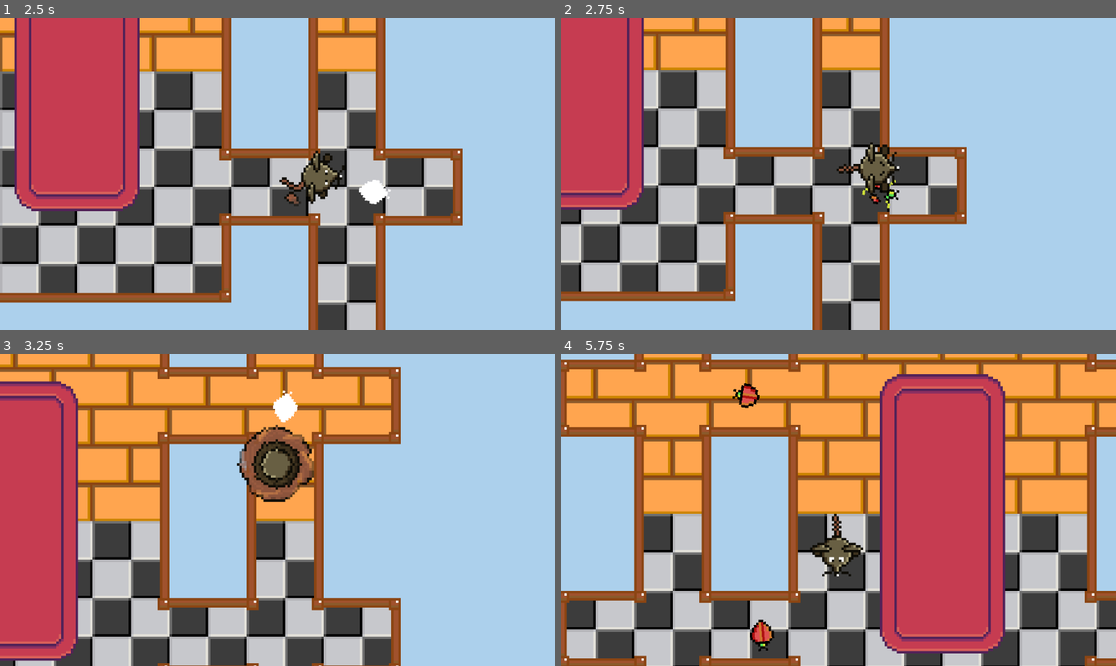
Above: before the commit, frames 1-4 (two rows, left to right).
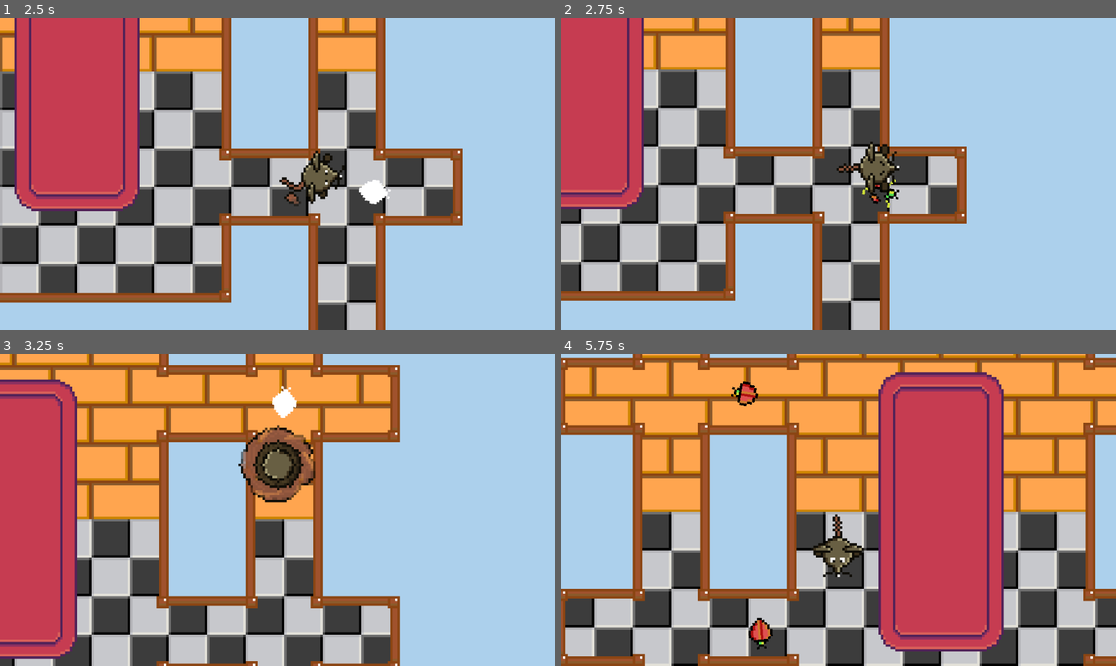
Above: after the commit, the same moments.

Repository: rasmussvala/TDDD23-Cheddar-Chase
Game: Godot game, scene res://scenes/game.tscn
Same seed, same stepped clock (60 frames per second), same inputs: the game is played once before the commit and once after it. This scene is started directly instead of the project's main scene.
Inputs:
- Up to frame 1 (2.5 s): tap Enter at 0.5 s; hold Right (ui_right) 0.53-1.28 s; tap F (ui_attack) at 0.6, 1.55, 2.1 s; tap Shift (ui_shift) at 0.8, 1.35, 2.3 s; hold Down (ui_down) 1.28-2.03 s; hold Right (ui_right) from 2.03 s (still down)
- Up to frame 2 (2.75 s): keep holding Right (ui_right)
- Up to frame 3 (3.25 s): release Right (ui_right) at 2.78 s; hold Up (ui_up) from 2.78 s (still down); tap Shift (ui_shift) at 2.85 s; tap F (ui_attack) at 3.05 s
- Up to frame 4 (5.75 s): release Up (ui_up) at 3.53 s; hold Left (ui_left) 3.53-5.03 s; tap F (ui_attack) at 3.6, 4.55, 5.1 s; tap Shift (ui_shift) at 3.8, 4.35, 5.3 s; hold Down (ui_down) from 5.03 s (still down)

Frame 1 is identical in both runs. In frame 2, 1.9% of the frame differs, in the area x 0-74%, y 3-92%; in frame 3, 12%; in frame 4, 20%, in the area x 0-100%, y 0-100%.

Commit message:
Cleanup and small bug fixes
Have added death animation and fixed many bugswith the hitboxes.

Diff:
--- a/scenes/test/HitBox.tscn
+++ b/scenes/test/HitBox.tscn
@@ -1,6 +1,6 @@
 [gd_scene load_steps=2 format=3 uid="uid://bq7xttj67lksf"]
 
-[ext_resource type="Script" path="res://scripts/MyHitBox.gd" id="1_8j50c"]
+[ext_resource type="Script" path="res://scripts/hitBox.gd" id="1_8j50c"]
 
 [node name="HitBox" type="Area2D"]
 collision_layer = 16
--- a/scenes/test/HurtBox.tscn
+++ b/scenes/test/HurtBox.tscn
@@ -1,6 +1,6 @@
 [gd_scene load_steps=2 format=3 uid="uid://cxb8foogagtu4"]
 
-[ext_resource type="Script" path="res://scripts/MyHurtBox.gd" id="1_5uqd8"]
+[ext_resource type="Script" path="res://scripts/hurtBox.gd" id="1_5uqd8"]
 
 [node name="HurtBox" type="Area2D"]
 collision_layer = 0
--- a/scenes/test/bug.tscn
+++ b/scenes/test/bug.tscn
@@ -165,7 +165,6 @@
 
 [node name="Bug" type="CharacterBody2D"]
 collision_layer = 4
-collision_mask = 3
 script = ExtResource("1_nut6h")
 
 [node name="sprite" type="AnimatedSprite2D" parent="."]
--- a/scenes/test/playerCharacter.tscn
+++ b/scenes/test/playerCharacter.tscn
@@ -7,6 +7,7 @@
 [ext_resource type="Texture2D" uid="uid://qrrdbwcuial7" path="res://assets/mouse/damaged.png" id="3_7nwh7"]
 [ext_resource type="Texture2D" uid="uid://dlejngkxu8iex" path="res://assets/mouse/walk.png" id="3_nllni"]
 [ext_resource type="Texture2D" uid="uid://c57n7m8rd2p0r" path="res://assets/mouse/obstruct.png" id="3_wj4mi"]
+[ext_resource type="Texture2D" uid="uid://cx5sahijxh51p" path="res://assets/mouse/death.png" id="4_u5uvf"]
 [ext_resource type="PackedScene" uid="uid://cxb8foogagtu4" path="res://scenes/test/HurtBox.tscn" id="7_d2iwd"]
 [ext_resource type="PackedScene" uid="uid://bq7xttj67lksf" path="res://scenes/test/HitBox.tscn" id="7_j7bjn"]
 
@@ -74,6 +75,34 @@
 atlas = ExtResource("3_7nwh7")
 region = Rect2(96, 0, 32, 32)
 
+[sub_resource type="AtlasTexture" id="AtlasTexture_ms8c2"]
+atlas = ExtResource("4_u5uvf")
+region = Rect2(0, 0, 32, 32)
+
+[sub_resource type="AtlasTexture" id="AtlasTexture_43ilr"]
+atlas = ExtResource("4_u5uvf")
+region = Rect2(32, 0, 32, 32)
+
+[sub_resource type="AtlasTexture" id="AtlasTexture_6251r"]
+atlas = ExtResource("4_u5uvf")
+region = Rect2(64, 0, 32, 32)
+
+[sub_resource type="AtlasTexture" id="AtlasTexture_05uqw"]
+atlas = ExtResource("4_u5uvf")
+region = Rect2(96, 0, 32, 32)
+
+[sub_resource type="AtlasTexture" id="AtlasTexture_u2iot"]
+atlas = ExtResource("4_u5uvf")
+region = Rect2(128, 0, 32, 32)
+
+[sub_resource type="AtlasTexture" id="AtlasTexture_h00on"]
+atlas = ExtResource("4_u5uvf")
+region = Rect2(160, 0, 32, 32)
+
+[sub_resource type="AtlasTexture" id="AtlasTexture_7me74"]
+atlas = ExtResource("4_u5uvf")
+region = Rect2(192, 0, 32, 32)
+
 [sub_resource type="AtlasTexture" id="AtlasTexture_ufwjx"]
 atlas = ExtResource("2_ebnf0")
 region = Rect2(0, 0, 32, 32)
@@ -285,6 +314,32 @@
 "loop": false,
 "name": &"damaged",
 "speed": 5.0
+}, {
+"frames": [{
+"duration": 1.0,
+"texture": SubResource("AtlasTexture_ms8c2")
+}, {
+"duration": 1.0,
+"texture": SubResource("AtlasTexture_43ilr")
+}, {
+"duration": 1.0,
+"texture": SubResource("AtlasTexture_6251r")
+}, {
+"duration": 1.0,
+"texture": SubResource("AtlasTexture_05uqw")
+}, {
+"duration": 1.0,
+"texture": SubResource("AtlasTexture_u2iot")
+}, {
+"duration": 1.0,
+"texture": SubResource("AtlasTexture_h00on")
+}, {
+"duration": 1.0,
+"texture": SubResource("AtlasTexture_7me74")
+}],
+"loop": false,
+"name": &"death",
+"speed": 10.0
 }, {
 "frames": [{
 "duration": 1.0,
@@ -432,12 +487,11 @@
 
 [node name="playerCharacter" type="CharacterBody2D"]
 collision_layer = 2
-collision_mask = 5
 script = ExtResource("1_p3jmh")
 
 [node name="playerSprite" type="AnimatedSprite2D" parent="."]
 sprite_frames = SubResource("SpriteFrames_copu8")
-animation = &"damaged"
+animation = &"death"
 speed_scale = 2.0
 
 [node name="Camera2D" type="Camera2D" parent="."]
@@ -448,6 +502,10 @@
 scale = Vector2(0.6, 0.6)
 shape = SubResource("CircleShape2D_ua4rr")
 
+[node name="deathTimer" type="Timer" parent="."]
+wait_time = 2.0
+one_shot = true
+
 [node name="HurtBox" parent="." instance=ExtResource("7_d2iwd")]
 scale = Vector2(0.6, 0.6)
 collision_mask = 32
@@ -461,3 +519,5 @@
 [node name="CollisionShape2D" type="CollisionShape2D" parent="HitBox"]
 shape = SubResource("CircleShape2D_vktk8")
 debug_color = Color(0, 0.64181, 0.328266, 0.42)
+
+[connection signal="timeout" from="deathTimer" to="." method="_on_death_timer_timeout"]
--- a/scripts/bug.gd
+++ b/scripts/bug.gd
@@ -1,35 +1,41 @@
 extends CharacterBody2D
 
+# Variables for movement
 var speed = 25
 var chase_speed = 25
 var wander_speed = 15
-var playerChase = false
+var player_chase = false
 var player = null
 var wander_target = Vector2.ZERO
 var wander_time = 0
 var wander_interval = 3
 var pause_time = 0
 var pause_duration = 2
+
+# Variables for Health
 var max_health = 2
 var current_health = 2
 var is_dead = false
 
-# Knockback variables
+# Variables for Knockback
 var knockback_velocity = Vector2.ZERO
 var knockback_duration = 0.2
 var knockback_timer = 0.0
 var knockback_strength = 150
 
+# References to nodes
 @onready var sprite: AnimatedSprite2D = $sprite
 @onready var ray_cast: RayCast2D = $detectionRay
 @onready var detection_area = $detectionArea
-@onready var hitbox: MyHitBox = $HitBox
+@onready var hit_box: HitBox = $HitBox
 
 func _ready():
-	hitbox.enable_hitbox()
+	hit_box.enable_hitbox()
+
 	if not ray_cast:
 		ray_cast = RayCast2D.new()
 		add_child(ray_cast)
+
 	ray_cast.enabled = true
 	ray_cast.collision_mask = 1  # Ensure this is set to the layer of the player
 
@@ -50,7 +56,6 @@
 		else:
 			wander(delta)
 
-	# Use move_and_slide() without parameters in Godot 4
 	move_and_slide()
 
 	if velocity != Vector2.ZERO:
@@ -89,14 +94,14 @@
 		velocity = Vector2.ZERO
 
 func _on_detection_area_body_entered(body):
-	if body and body.name == "Player":  # Ensure you identify the player correctly
+	if body and body.name == "Player":
 		player = body
-		playerChase = true
+		player_chase = true
 
 func _on_detection_area_body_exited(body):
 	if body and body.name == "Player":
 		player = null
-		playerChase = false
+		player_chase = false
 		pause_time = 0
 
 func take_damage(amount: int, attacker_position: Vector2):
@@ -104,7 +109,6 @@
 		return
 
 	current_health -= amount
-	print("Bug took damage! Current health: ", current_health)
 
 	if current_health <= 0:
 		die()
@@ -119,9 +123,6 @@
 
 func die():
 	is_dead = true
-	print("Bug died!")
-	# Play death animation
 	sprite.play("death")
 	await sprite.animation_finished
-	# Remove the bug from the scene
 	queue_free()
--- a/scripts/MyHitBox.gd
+++ b/scripts/hitBox.gd
@@ -1,4 +1,4 @@
-class_name MyHitBox
+class_name HitBox
 extends Area2D
 
 # Export a variable for damage
--- a/scripts/MyHurtBox.gd
+++ b/scripts/hurtBox.gd
@@ -1,11 +1,11 @@
-class_name MyHurtBox
+class_name HurtBox
 extends Area2D
 
 # Reference to the CollisionShape2D node
 @onready var collision_shape = $CollisionShape2D
 
 func _ready() -> void:
-		connect("area_entered", Callable(self, "_on_area_entered"))
+	connect("area_entered", Callable(self, "_on_area_entered"))
 
 # Function to enable the hurtbox
 func enable_hurtbox() -> void:
@@ -15,9 +15,8 @@
 func disable_hurtbox() -> void:
 	collision_shape.disabled = true
 
-func _on_area_entered(hitbox: MyHitBox) -> void:
-	print("HITBOX ENCOUNTERED")
-
+# Function to activate take_damage
+func _on_area_entered(hitbox: HitBox) -> void:
 	if hitbox == null:
 		return
 
--- a/scripts/player.gd
+++ b/scripts/player.gd
@@ -7,28 +7,30 @@
 var is_rolling = false
 var roll_timer = 0.0
 var is_attacking = false
-var attack_duration = 0.5  # Duration of the attack animation
+var attack_duration = 0.5
 
-# Health and knockback variables
+# Variables for Health
 var max_health = 10
 var current_health = 10
 var is_dead = false
+
+# knockback variables
 var knockback_velocity = Vector2.ZERO
 var knockback_duration = 0.2
 var knockback_timer = 0.0
 var knockback_strength = 200
 
-# Reference to the playerSprite node
+# References to nodes
 @onready var sprite = $playerSprite
-@onready var hitbox: MyHitBox = $HitBox
-@onready var hurtbox = $HurtBox  # Assuming a HurtBox Area2D for collision detection
+@onready var hit_box: HitBox = $HitBox
+@onready var hurt_box: HurtBox = $HurtBox
+@onready var death_timer: Timer = $deathTimer
 
 func _ready():
-	# Correct connection to the animation_finished signal using Callable
 	sprite.connect("animation_finished", Callable(self, "_on_animation_finished"))
-	hitbox.disable_hitbox()  # Ensure hitbox is disabled initially
-	hurtbox.enable_hurtbox()  # Ensure hurtbox is enabled initially
-	hurtbox.connect("body_entered", Callable(self, "_on_hurtbox_body_entered"))
+	hurt_box.connect("body_entered", Callable(self, "_on_hurtbox_body_entered"))
+	hit_box.disable_hitbox()  # Ensure hitbox is disabled initially
+	hurt_box.enable_hurtbox()  # Ensure hurtbox is enabled initially
 
 func _process(delta):
 	if is_dead:
@@ -37,34 +39,34 @@
 	if knockback_timer > 0:
 		knockback_timer -= delta
 		velocity = knockback_velocity
-		knockback_velocity = knockback_velocity.move_toward(Vector2.ZERO, 5 * delta)  # Reduce knockback gradually
+		knockback_velocity = knockback_velocity.move_toward(Vector2.ZERO, 5 * delta)
 	else:
 		handle_movement_and_actions(delta)
 
-	# Move the character using the set velocity property
 	move_and_slide()
 
+# Function to handle the movement and actions
 func handle_movement_and_actions(delta):
+	# Rolling logic
 	if is_rolling:
-		# Rolling logic
 		roll_timer -= delta
+
 		if roll_timer <= 0:
-			is_rolling = false  # End roll
-			sprite.play("walk")  # Return to walk animation when done
+			is_rolling = false
+			sprite.play("walk")
+			hurt_box.enable_hurtbox()
 		else:
-			# Gradually reduce roll speed to zero as the timer goes down
 			velocity = velocity.normalized() * lerp(roll_speed, 0, 1 - (roll_timer / roll_duration))
 
+	# Attacking logic
 	elif is_attacking:
-		# Handle attacking
 		if !sprite.is_playing():
 			is_attacking = false
-			# If not rolling, set to idle
+
 			if !is_rolling:
 				sprite.play("idle")
-			velocity = Vector2.ZERO  # Stop moving after attack animation
+			velocity = Vector2.ZERO
 		else:
-			# During attack, only stop movement if no input is given
 			var input_vector = Vector2.ZERO
 			if Input.is_action_pressed("ui_right"):
 				input_vector.x += 1
@@ -76,11 +78,10 @@
 				input_vector.y -= 1
 
 			if input_vector.length() > 0:
-				# Normalize the input_vector to ensure consistent speed in all directions
 				velocity = input_vector.normalized() * speed
 				sprite.rotation = velocity.angle()
 			else:
-				velocity = Vector2.ZERO  # Stop moving if no input
+				velocity = Vector2.ZERO
 
 	else:
 		# Handle normal movement input if not rolling or attacking
@@ -95,43 +96,43 @@
 			input_vector.y -= 1
 
 		if input_vector.length() > 0:
-			# Normalize the input_vector to ensure consistent speed in all directions
 			velocity = input_vector.normalized() * speed
-			# Only play the walk animation if not colliding
+
 			if !is_colliding():
-				sprite.play("walk")  # Play walking animation
-			# Rotate the sprite to face the direction of movement
+				sprite.play("walk")
 			sprite.rotation = velocity.angle()
 		else:
-			velocity = Vector2.ZERO  # Stop moving if no input is detected
+			velocity = Vector2.ZERO
+
 			if !is_attacking and !is_rolling:
-				sprite.play("idle")  # Play idle animation if not attacking or rolling
+				sprite.play("idle")
 
 		# Roll mechanic: Only allow rolling if there is movement input and the roll action is just pressed
-		if Input.is_action_just_pressed("ui_shift") and input_vector.length() > 0:  # Shift key
+		if Input.is_action_just_pressed("ui_shift") and input_vector.length() > 0:
 			is_rolling = true
 			roll_timer = roll_duration
-			velocity = velocity.normalized() * roll_speed  # Fast forward motion
-			sprite.play("roll")  # Play roll animation
+			velocity = velocity.normalized() * roll_speed
+			sprite.play("roll")
+			hurt_box.disable_hurtbox()
 
+	# Play attack animation if attack button is pressed and not rolling
 	if Input.is_action_just_pressed("ui_attack") and !is_rolling:
 		is_attacking = true
 		sprite.play("attack")
-		hitbox.enable_hitbox()  # Enable hitbox at the start of the attack
-		hurtbox.disable_hurtbox()	# Disable hurtbox at the start of the attack
+		hit_box.enable_hitbox()
+		hurt_box.disable_hurtbox()
 
 	# Play obstruct animation if there is a collision and not rolling
 	if is_colliding() and !is_rolling and !is_attacking:
 		sprite.play("obstruct")
 
-
 # Function to check for collision
 func is_colliding() -> bool:
-	# Check for collisions after moving
 	for i in range(get_slide_collision_count()):
+
 		if get_slide_collision(i):
-			return true  # Collision detected
-	return false  # No collision detected
+			return true
+	return false
 
 # Function to handle taking damage
 func take_damage(amount: int, attacker_position: Vector2):
@@ -139,7 +140,6 @@
 		return
 
 	current_health -= amount
-	print("Player took damage! Current health: ", current_health)
 
 	if current_health <= 0:
 		die()
@@ -150,29 +150,36 @@
 		knockback_timer = knockback_duration
 		sprite.play("damaged")
 
+# Function to handle player death
 func die():
 	is_dead = true
-	print("Player died! Game will reset.")
-	# Reset the game or reload the scene
-	get_tree().reload_current_scene()
+	sprite.play("death")
 
-# Hurtbox body entered callback
+	Engine.time_scale = 0.5
+	death_timer.start()
+
+# Function to check if hurtbox is entered
 func _on_hurtbox_body_entered(body):
-	# Assume the body is the attacker's hitbox and it has a position
-	if body is MyHitBox:
+	if body is HitBox:
 		var attacker_position = body.global_position
-		take_damage(1, attacker_position)  # Pass the damage amount and the attacker’s position
+		take_damage(1, attacker_position)
 
-# Animation finished callback
+# Function to handle when animation is finished
 func _on_animation_finished() -> void:
 	if is_rolling:
-		is_rolling = false  # Ensure rolling is set to false when the animation finishes
-		sprite.play("walk")  # Return to walk animation after rolling ends
+		is_rolling = false
+		sprite.play("walk")
 	elif is_attacking:
 		is_attacking = false
-		hitbox.disable_hitbox()
-		hurtbox.enable_hurtbox()
-		# Ensure idle animation plays when attack is done if not rolling
+		hit_box.disable_hitbox()
+		hurt_box.enable_hurtbox()
+
 		if !is_rolling:
 			sprite.play("idle")
-		velocity = Vector2.ZERO  # Stop moving after attack animation
+		velocity = Vector2.ZERO
+
+# Function that handles when the timer is over
+func _on_death_timer_timeout() -> void:
+	Engine.time_scale = 1
+	queue_free()
+	get_tree().reload_current_scene()
Binary file added: assets/mouse/death.png
Not shown: 1 places in scenes/test/playerCharacter.tscn that only renumber resources
